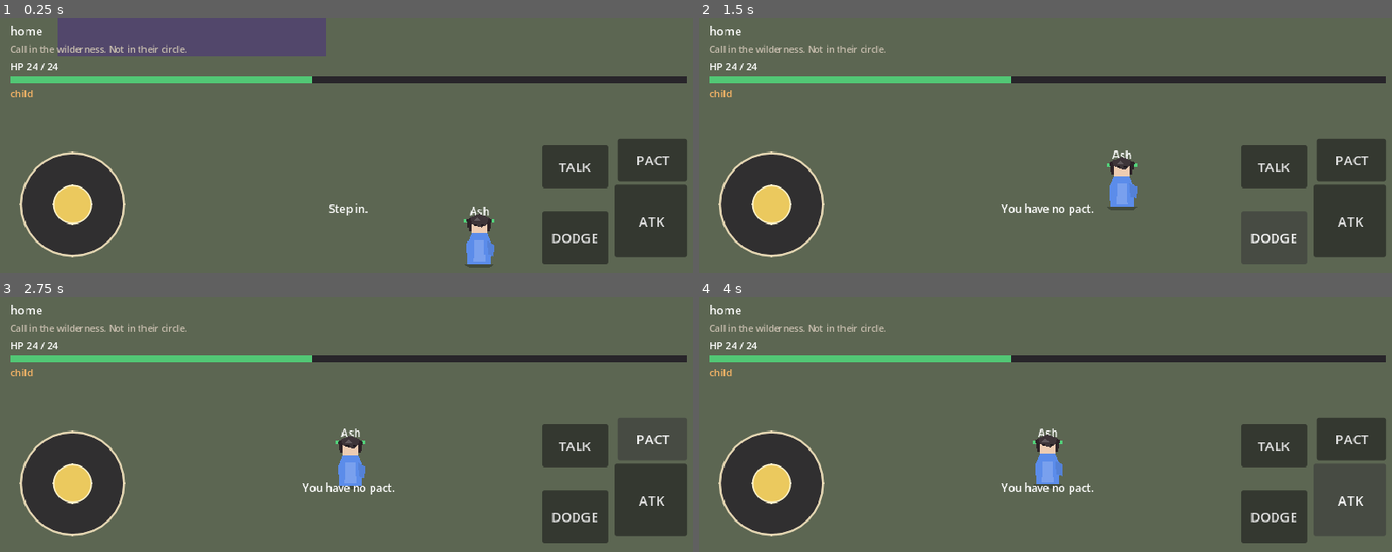
Above: before the commit, frames 1-4 (two rows, left to right).
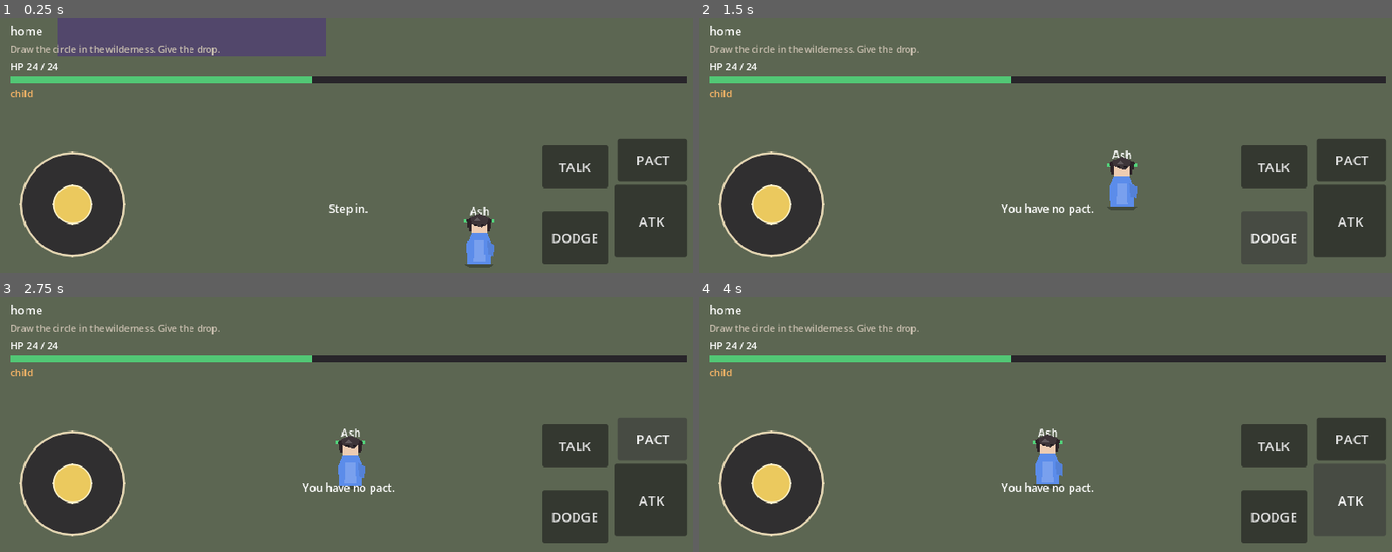
Above: after the commit, the same moments.

Repository: sk7hg824nn-ux/bloodbound-summoner
Game: Godot game, scene res://scenes/world/Academy.tscn
The game is run twice, just before and just after one commit, with the same random seed, the same clock (stepped at 60 frames per second) and the same inputs. This scene is started directly instead of the project's main scene.
Inputs:
- Up to frame 1 (0.25 s): no input
- Up to frame 2 (1.5 s): click "ATK" at 0.5 s; click "DODGE" at 1.25 s
- Up to frame 3 (2.75 s): click "PACT" at 2 s
- Up to frame 4 (4 s): click "TALK" at 2.75 s; click "ATK" at 3.5 s

The runs differ from the first frame. In frame 1, 0.4% of the frame differs, in the area x 1-32%, y 10-15%; in frame 2, 0.4%; in frame 3, 0.4%; in frame 4, 0.4%.

Commit message:
Draw a placeholder summoning circle when the rite is performed.

Diff:
--- a/scripts/world/academy_hub.gd
+++ b/scripts/world/academy_hub.gd
@@ -43,7 +43,7 @@
 	if PactSystem.is_pacted("kitsune"):
 		Campaign.set_objective("She answered in the trees. The ring is east when you mean it.")
 	else:
-		Campaign.set_objective("Call in the wilderness. Not in their circle.")
+		Campaign.set_objective("Draw the circle in the wilderness. Give the drop.")
 
 func _spots() -> void:
 	_make_spot("circle", "Examination Circle", "Step in.", Vector2(480, 420))
@@ -99,6 +99,7 @@
 func _on_choice(choice_id: String) -> void:
 	match choice_id:
 		"wd_call":
+			_draw_rite(player.global_position)
 			_say(FirstSummon.woods_fail())
 		"wd_walk":
 			_waiting_walk = true
@@ -108,6 +109,19 @@
 		"sm_done":
 			EventBus.toast.emit("She is not a pet. Something opened anyway.")
 			_objective()
+
+func _draw_rite(at: Vector2) -> void:
+	var line := Line2D.new()
+	line.name = "RiteCircle"
+	line.width = 3.0
+	line.default_color = Color(0.62, 0.14, 0.16, 0.9)
+	var pts := PackedVector2Array()
+	for i in 28:
+		var a := TAU * float(i) / 28.0
+		pts.append(at + Vector2(cos(a), sin(a)) * 38.0)
+	pts.append(pts[0])
+	line.points = pts
+	$World.add_child(line)
 
 func _begin_ambush() -> void:
 	_waiting_walk = false
